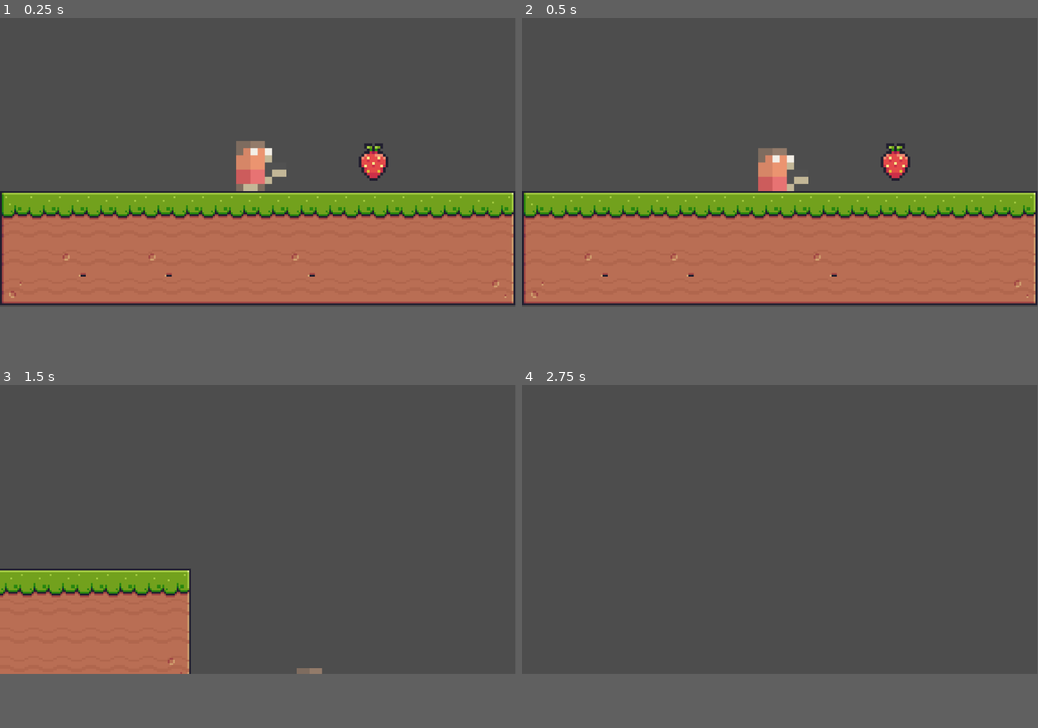
Above: before the commit, frames 1-4 (two rows, left to right).
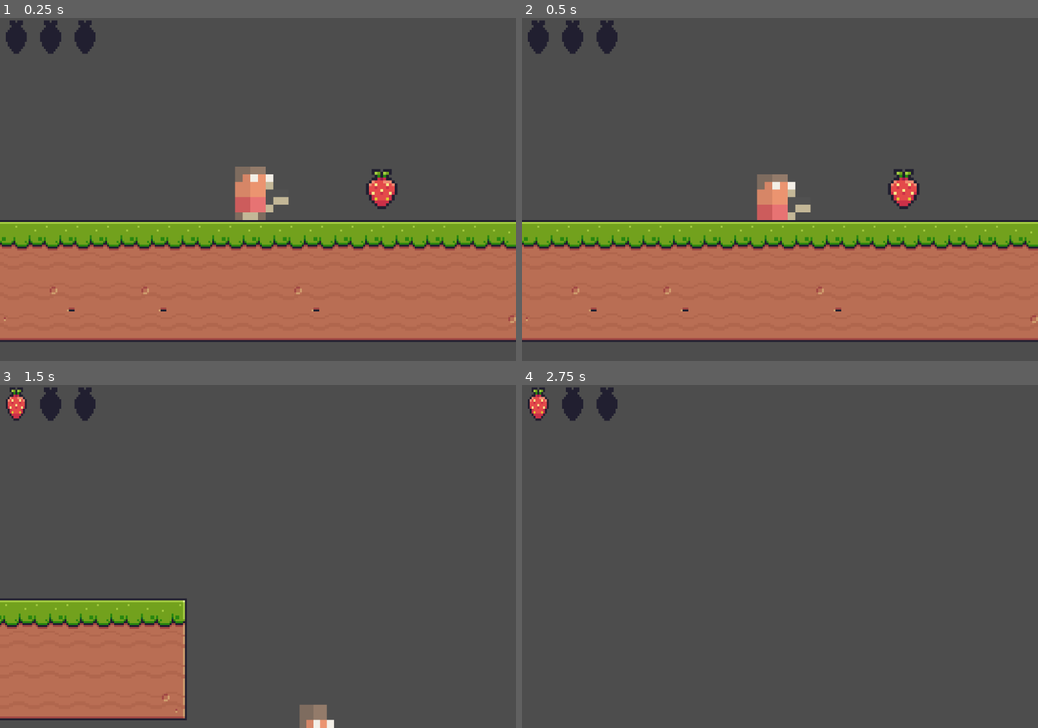
Above: after the commit, the same moments.

Repository: obobed/jumpstart-haven
Game: Godot game, scene res://scenes/basic_level.tscn
Same seed, same stepped clock (60 frames per second), same inputs: the game is played once before the commit and once after it.
Inputs:
- Up to frame 1 (0.25 s): no input
- Up to frame 2 (0.5 s): no input
- Up to frame 3 (1.5 s): hold D (move_right) from 0.53 s (still down); tap Q (dash) at 0.6 s; tap Space (jump) at 0.77 s; tap S (slam) at 1.35 s
- Up to frame 4 (2.75 s): tap Space (jump) at 1.52 s; tap Enter at 2 s; release D (move_right) at 2.03 s; hold A (move_left) from 2.03 s (still down); tap Q (dash) at 2.1 s
The window is 799x449 before the commit and 800x533 after it. Grey fills any space a smaller window leaves; there, only what the larger window draws over its background counts as a difference.

The runs differ from the first frame. In frame 1, 28% of the frame differs, in the area x 0-100%, y 0-100%; in frame 2, 28%; in frame 3, 13%; in frame 4, 0.9%.

Commit message:
berries work

Diff:
--- a/project.godot
+++ b/project.godot
@@ -23,6 +23,11 @@
 
 Globals="*uid://83hydm8jx8tn"
 Health="*uid://bcpvdcdov1tn5"
+
+[display]
+
+window/size/viewport_width=1080
+window/size/viewport_height=720
 
 [input]
 
--- a/scenes/basic_level.tscn
+++ b/scenes/basic_level.tscn
@@ -3,6 +3,7 @@
 [ext_resource type="PackedScene" uid="uid://bljco5b0vmi3i" path="res://scenes/components/player.tscn" id="2_7smcb"]
 [ext_resource type="Texture2D" uid="uid://yd2uxghvg5js" path="res://assets/Terrain (16x16).png" id="2_tn7vo"]
 [ext_resource type="PackedScene" uid="uid://2g56ub161j0u" path="res://scenes/components/coin.tscn" id="3_tn7vo"]
+[ext_resource type="PackedScene" uid="uid://dl6ayn4mnulq3" path="res://scenes/components/coinBar.tscn" id="4_qb4si"]
 
 [sub_resource type="TileSetAtlasSource" id="TileSetAtlasSource_qb4si"]
 texture = ExtResource("2_tn7vo")
@@ -179,3 +180,5 @@
 
 [node name="Coin" parent="." unique_id=1100849642 instance=ExtResource("3_tn7vo")]
 position = Vector2(256, -1)
+
+[node name="CoinBar" parent="." unique_id=1453312469 instance=ExtResource("4_qb4si")]
--- a/scenes/components/coinBar.tscn
+++ b/scenes/components/coinBar.tscn
@@ -8,6 +8,8 @@
 [node name="HBoxContainer" type="HBoxContainer" parent="." unique_id=815390581]
 offset_right = 40.0
 offset_bottom = 40.0
+scale = Vector2(2, 2)
+texture_filter = 1
 
 [node name="CoinSlot1" type="TextureRect" parent="HBoxContainer" unique_id=1238922880]
 layout_mode = 2
--- a/scripts/coin.gd
+++ b/scripts/coin.gd
@@ -6,5 +6,5 @@
 	if body.name == "Player":
 		print("DEBUG: coin++")
 		Globals.add_coin()
-		# coin_bar.updateCoins(Globals.collected)
+		coin_bar.updateCoins(Globals.collected)
 		queue_free()
--- a/scripts/coin_bar.gd
+++ b/scripts/coin_bar.gd
@@ -6,14 +6,17 @@
 	$HBoxContainer/CoinSlot3
 ]
 
-
 const filled_slot = preload("res://assets/items/coin.png")
 const empty_slot = preload("res://assets/items/emptyCoin.png")
 
 func _ready() -> void:
 	Health.connect("hide_bars", func(): self.visible = false)
 	self.visible = true
+	updateCoins(Globals.collected)
 
 func updateCoins(count: int) -> void:
 	for i in range(slots.size()):
 		slots[i].texture = filled_slot if i < count else empty_slot
+
+func _on_hide_bars():
+	self.visible = false
--- a/scripts/health.gd
+++ b/scripts/health.gd
@@ -1,3 +1,5 @@
+extends Node
+
 signal hide_bars
 
 @export_file("*.tscn") var end_screen = "res://scenes/components/gameOver.tscn"
